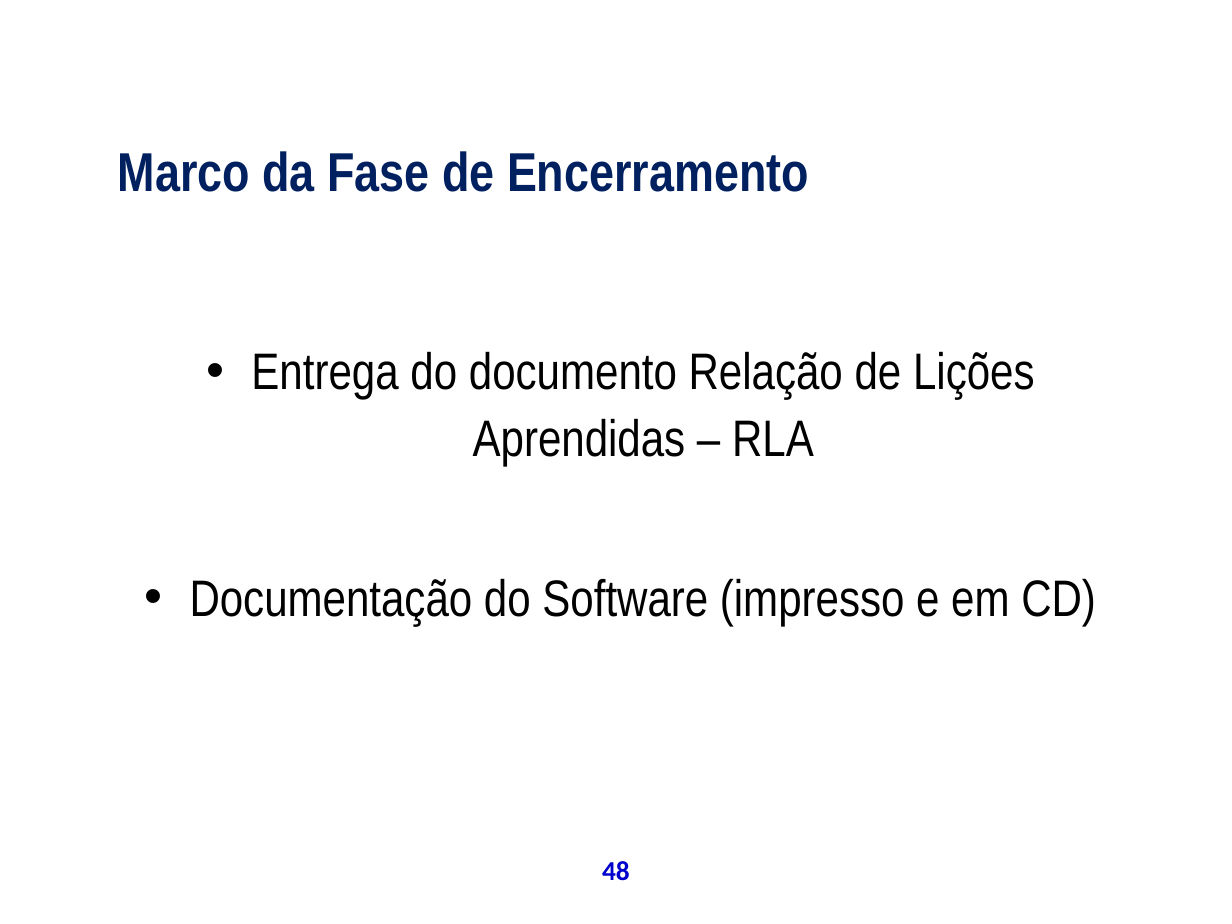
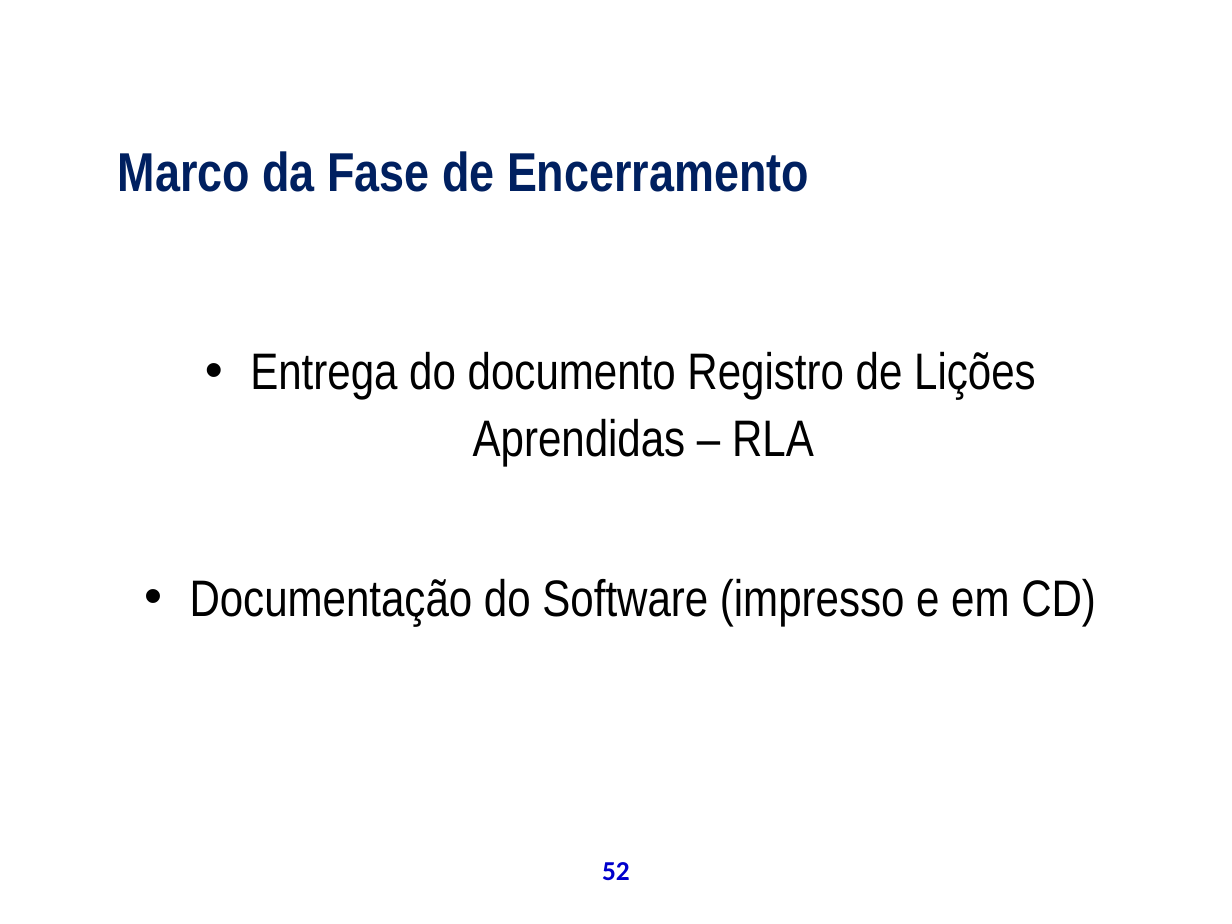
Before and after one commit to theoziran/sislodim, a slide deck: slide 52 of documentos/ProjetoPSA/Apresentação Final.ppt (slide 48 before the commit). Drawn at 1232x924 pixels with LibreOffice and Linux fonts; fonts in the diff are those of the drawing; background and template pictures are left out. Boxes give left, top, right and bottom in pixels: in the first picture for what was removed or moved away, otherwise in the second. Text is boxed around its words. In the diff, an @@ line names an element or a change of style, - is before the commit and + after.

```diff
--- a/documentos/ProjetoPSA/Apresentação Final.ppt
+++ b/documentos/ProjetoPSA/Apresentação Final.ppt
@@ text at <box>250,351,1036,466</box>: text changed @@
-• Entrega do documento Relação de Lições Aprendidas – RLA
+• Entrega do documento Registro de Lições Aprendidas – RLA
@@ page number at <box>602,862,630,880</box>: text changed @@
-48
+52
```
Also in this commit, not shown: 1 other slide changed, 4 slides added, 13 slides removed.
